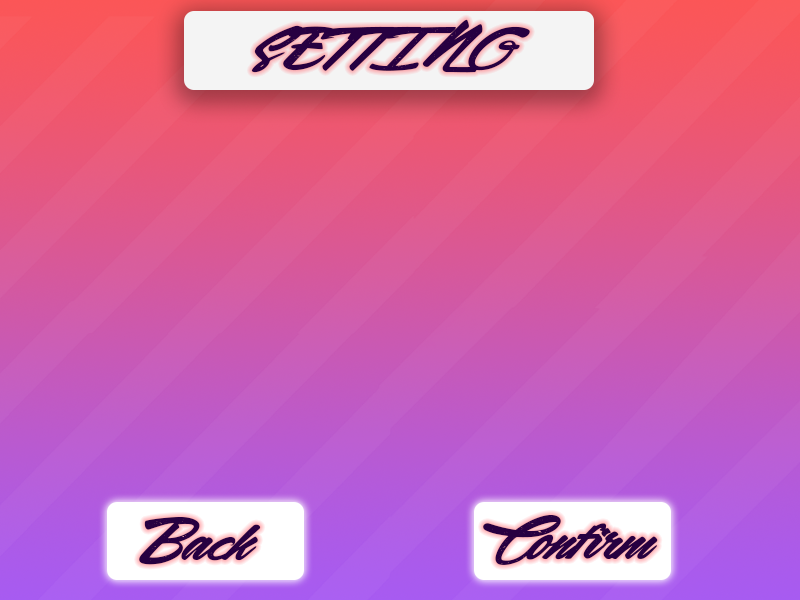
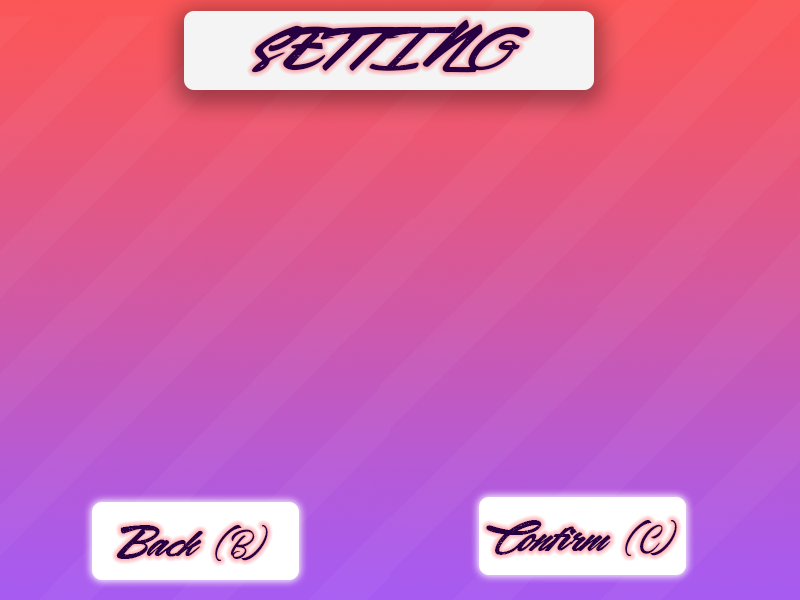
Two versions of the same layered image (800×600). Layer-by-layer changes:
renamed "Confirm" to "Confirm (C)", painted on it over [483, 515, 677, 565]
painted on "Rounded Rectangle 1 copy 2" over [474, 497, 686, 580]
renamed "Back" to "Back (B)", painted on it over [116, 517, 268, 565]
painted on "Rounded Rectangle 1 copy" over [92, 502, 304, 580]
painted on "Rounded Rectangle 2" over [83, 488, 695, 589]
